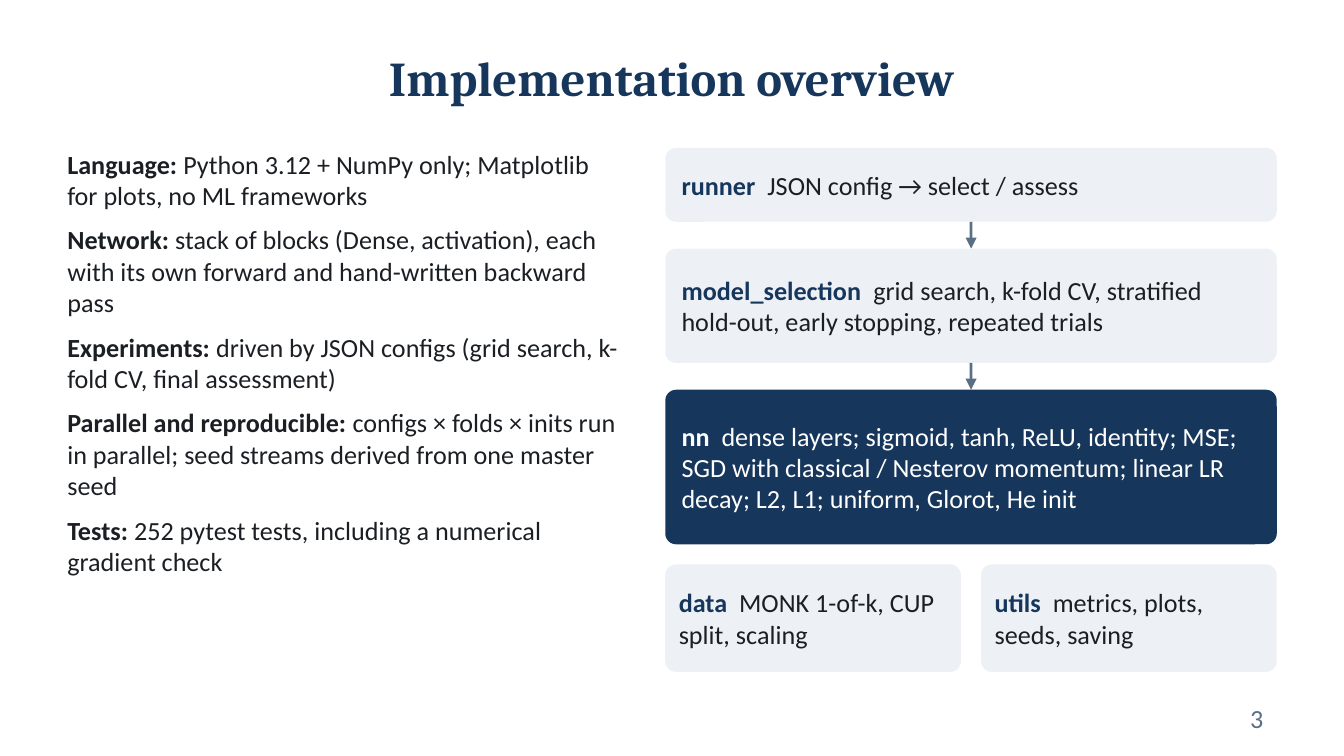
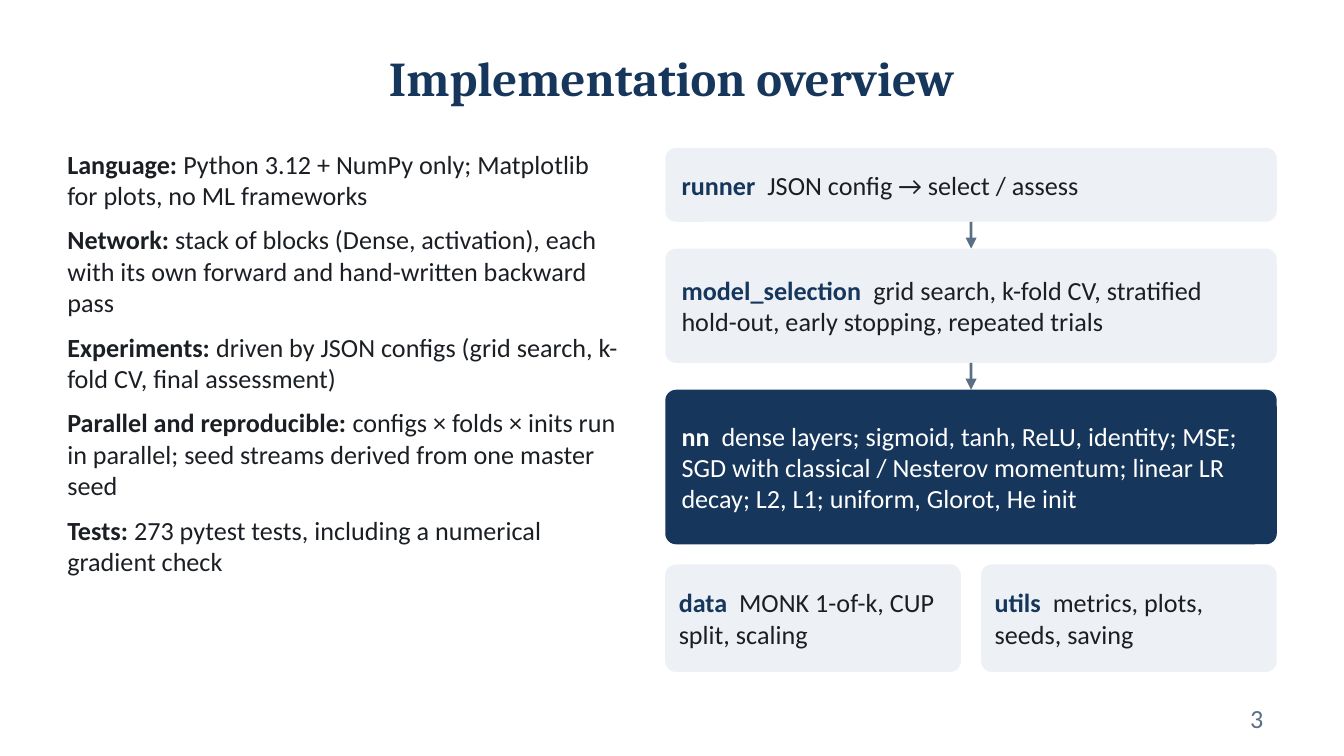
Before and after one commit to Fred-ef/ml_proj, a slide deck: slide 3 of Federico_Cristofaro_ML-2025_slides.pptx. Drawn at 1344x756 pixels with LibreOffice and Linux fonts; fonts in the diff are those of the drawing. Boxes give left, top, right and bottom in pixels: in the first picture for what was removed or moved away, otherwise in the second. Text is boxed around its words. In the diff, an @@ line names an element or a change of style, - is before the commit and + after.

```diff
--- a/Federico_Cristofaro_ML-2025_slides.pptx
+++ b/Federico_Cristofaro_ML-2025_slides.pptx
@@ text at <box>67,522,541,576</box>: text changed @@
-• Tests: 252 pytest tests, including a numerical gradient check
+• Tests: 273 pytest tests, including a numerical gradient check
```
Also in this commit, not shown: 13 other slides changed, 2 slides added, 3 slides removed.
